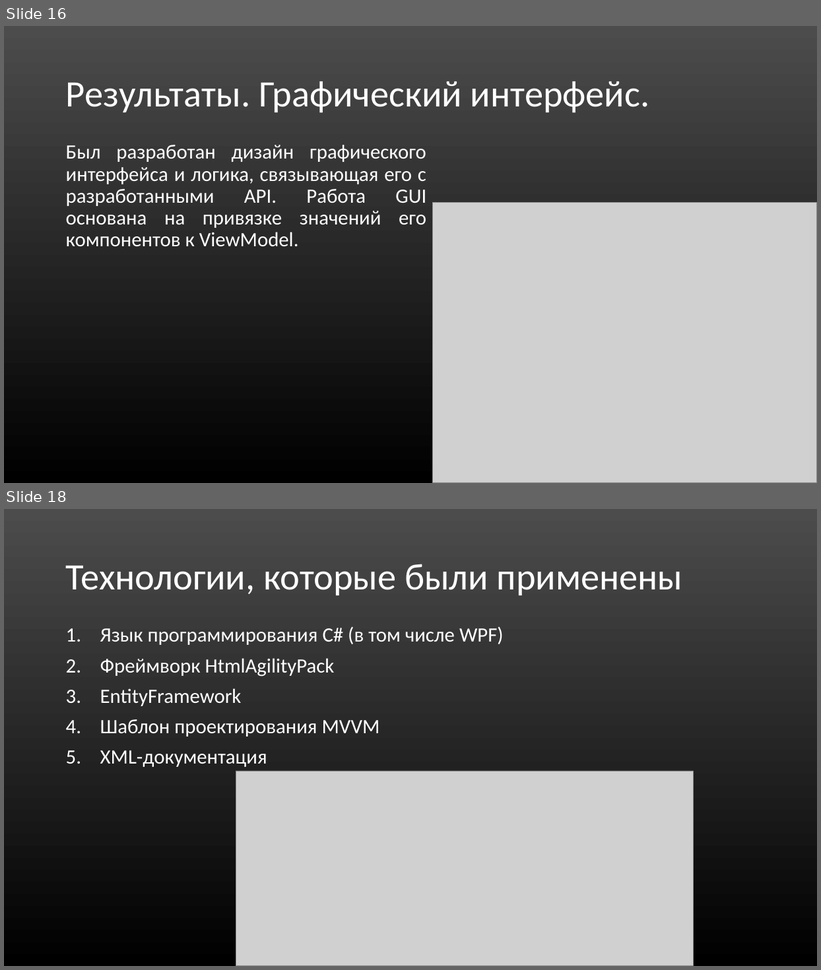
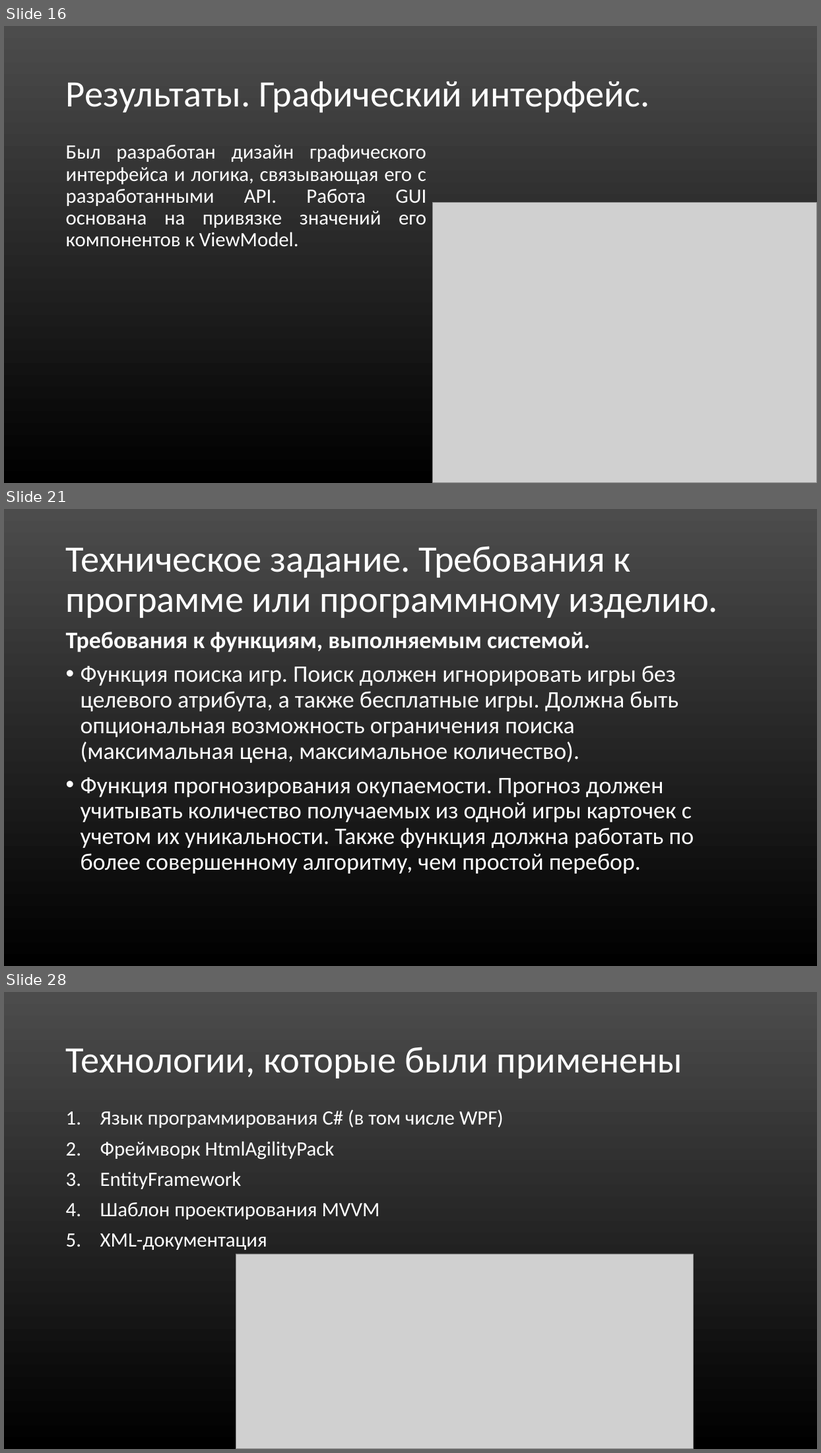
Before and after one commit to Mr-Dm1try/SteamCardsFarmer, a slide deck: Презентация_Помойки.ppt. Shown one above the other, each under a label of ours: slides 16 and 18 before the commit, slides 16, 21 and 28 after it; the slides between them are not shown. The pictures are 821x970 and 821x1453 pixels, drawn with LibreOffice and Linux fonts; fonts in the diff are those of the drawing; grey boxes stand for pictures. Boxes give left, top, right and bottom in pixels: in the first picture for what was removed or moved away, otherwise in the second. Text is boxed around its words. In the diff, an @@ line names an element or a change of style, - is before the commit and + after.

```diff
--- a/Презентация_Помойки.ppt
+++ b/Презентация_Помойки.ppt
@@ slide 21 added at <box>4,509,817,966</box>, background gradient #4C4C4C to #000000 @@
@@ title added at <box>66,546,718,619</box>, 44 pt, text #FFFFFF @@
+Техническое задание. Требования к программе или программному изделию.
@@ text added at <box>66,632,694,874</box>, 28 pt, text #FFFFFF @@
+Требования к функциям, выполняемым системой.
+• Функция поиска игр. Поиск должен игнорировать игры без целевого атрибута, а также бесплатные игры. Должна быть опциональная возможность ограничения поиска (максимальная цена, максимальное количество).
+• Функция прогнозирования окупаемости. Прогноз должен учитывать количество получаемых из одной игры карточек с учетом их уникальности. Также функция должна работать по более совершенному алгоритму, чем простой перебор.
@@ what was slide 18 is now slide 28 @@
```
Also in this commit, not shown: 1 slide changed, 9 other slides added, 2 other files.
